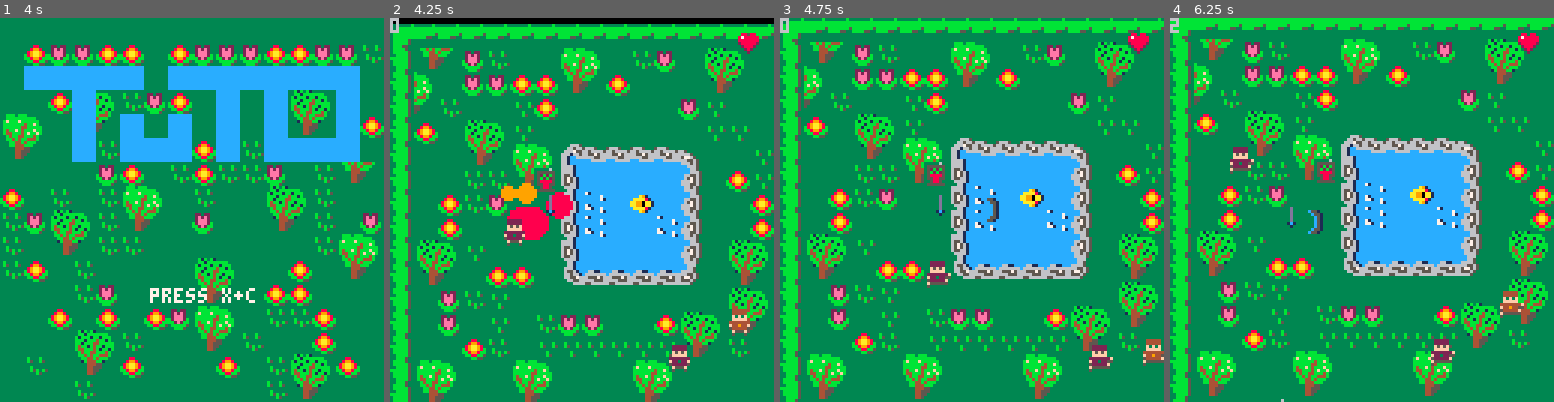
Above: before the commit, frames 1-4 (left to right).
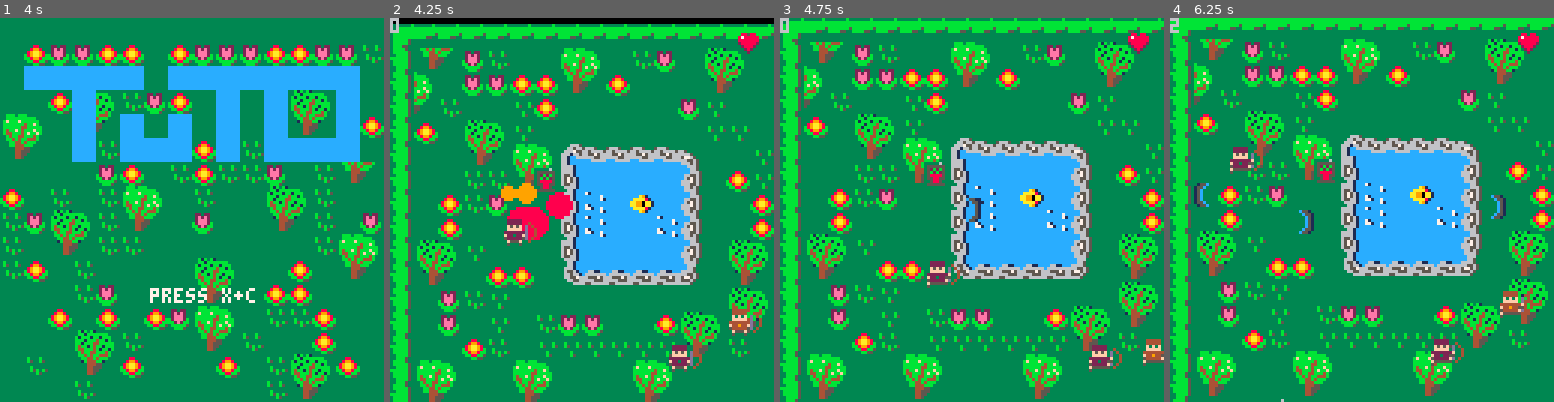
Above: after the commit, the same moments.

Repository: JasonHaenlin/pico-8-sophiaquest
Game: PICO-8 cartridge sophiaquest.p8
Two runs of this game, one before a commit and one after it. Both use one fixed random seed, a clock stepped at 60 frames per second and the inputs below.
Inputs:
- Up to frame 1 (4 s): tap X (X key) at 0.33, 1.07, 1.85, 2.97 s; tap O (Z key) at 0.7, 1.7, 2.1, 2.5, 2.9, 3.3, 3.7 s; hold Right 1.6-2.1 s; hold Up 2.15-2.42 s; hold Right 2.47-3.03 s; hold Left 3.08-3.58 s; hold Down 3.63-3.97 s
- Up to frame 2 (4.25 s): hold Right from 4.02 s (still down); tap X (X key) at 4.08 s; tap O (Z key) at 4.1 s
- Up to frame 3 (4.75 s): tap O (Z key) at 4.5 s; release Right at 4.68 s; hold Up from 4.73 s (still down)
- Up to frame 4 (6.25 s): tap O (Z key) every 0.4 s from 4.9 to 6.1 s; release Up at 5.03 s; hold Left 5.08-5.68 s; tap X (X key) at 5.2 s; hold Down 5.73-6.03 s; hold Right from 6.08 s (still down)

Frame 1 is identical in both runs. In frame 2, 0.3% of the frame differs, in the area x 35-97%, y 46-92%; in frame 3, 0.4%; in frame 4, 0.9%, in the area x 6-95%, y 34-90%.

Commit message:
weapon speed adjusted

Diff:
--- a/sophiaquest.p8
+++ b/sophiaquest.p8
@@ -7,7 +7,7 @@
 left,right,up,down,fire1,fire2,none=0,1,2,3,4,5,6
 black,dark_blue,dark_purple,dark_green,brown,dark_gray,light_gray,white,red,orange,yellow,green,blue,indigo,pink,peach=0,1,2,3,4,5,6,7,8,9,10,11,12,13,14,15
 player,bullet,ennemy=0,1,2
-
+immortal_obj = 1000
 -- var
 dbg=""
 
@@ -33,7 +33,6 @@
  player = 25,
  ennemy = 10,
  boss = 150,
- immortal_obj = 1000
 }
 
 actors={}
@@ -78,28 +77,37 @@
  return actor
 end
 
-function make_game()
+function make_weapons()
+  -- name,spr,sfx,animh,animv,delay,dmg,speed,hb,ox,oy
+ make_item("sword",105,4,73,89,15,7,1,8,4,3)
+ make_item("wand",106,1,74,90,8,8,3,3,5,1)
+ make_item("gun",107,5,75,91,3,3,10,1,5,0)
+ make_item("bow",108,3,76,92,6,5,6,3,4,-1)
+end
+
+function make_player()
  p = make_actor(48,60,1,player,life.player)
+ p.weapon = items[1]
  p.d = up
  p.anim = "talk"
  p.walk = {f=1,st=1,sz=2,spd=1/5}
  p.talk = {f=1+16,st=1+16,sz=3,spd=1/5}
  p.cooldown = 0
  p.box = {x1=0,y1=0,x2=6,y2=7}
+end
+
+function make_game()
+ init_screen()
+ make_weapons()
+ make_player()
  make_ennemies(10, {4,7})
- init_screen()
- -- name,spr,sfx,animh,animv,delay,dmg,hb,ox,oy
- make_item("sword",105,4,73,89,15,7,8,2,2)
- make_item("wand",106,1,74,90,8,8,3,5,1)
- make_item("gun",107,5,75,91,3,3,1,5,0)
- make_item("bow",108,3,76,92,6,5,3,4,-1)
- p.weapon = items[1]
 end
 
 function make_ennemies(nb, aspr)
  for s in all(aspr) do
   for i=1,nb do
    mstr = make_actor(rnd(248),rnd(248),s,ennemy,life.ennemy)
+   mstr.weapon = items[4]
    mstr.anim = "walk"
    mstr.walk = {f=s,st=s,sz=2,spd=1/5}
    mstr.dx = rnd(1)
@@ -137,13 +145,14 @@
 	end
 end
 
-function make_item(name,spr,sfx,animh,animv,delay,dmg,hb,ox,oy)
+function make_item(name,spr,sfx,animh,animv,delay,dmg,speed,hb,ox,oy)
  local item = {}
  item.name = name
  item.spr = spr
  item.animh = animh
  item.animv = animv
  item.delay = delay
+ item.speed = speed
  item.dmg = dmg
  item.hb = hb
  item.ox = ox
@@ -287,28 +296,28 @@
 end
 
 function shoot()
- local speed = 2
+ local speed = p.weapon.speed
  local center = 0
  if(p.d == left) then
-  b = make_actor(p.x-6,p.y,p.weapon.animh,bullet,life.immortal_obj,left)
+  b = make_actor(p.x-6,p.y,p.weapon.animh,bullet,immortal_obj,left)
   center = p.weapon.hb/2
   b.box = {x1=0,y1=4-center,x2=5,y2=4+center}
   b.dx = -speed
  end
  if(p.d == right) then
-  b = make_actor(p.x+6,p.y,p.weapon.animh,bullet,life.immortal_obj,right)
+  b = make_actor(p.x+6,p.y,p.weapon.animh,bullet,immortal_obj,right)
   center = p.weapon.hb/2
   b.box = {x1=3,y1=4-center,x2=8,y2=4+center}
   b.dx = speed
  end
  if(p.d == up) then
-  b = make_actor(p.x,p.y-6,p.weapon.animv,life.immortal_obj,bullet,up)
+  b = make_actor(p.x,p.y-6,p.weapon.animv,bullet,immortal_obj,up)
   center = p.weapon.hb/2
   b.box = {x1=4-center,y1=0,x2=4+center,y2=5}
   b.dy = -speed
  end
  if(p.d == down) then
-  b = make_actor(p.x,p.y+6,p.weapon.animv,life.immortal_obj,bullet,down)
+  b = make_actor(p.x,p.y+6,p.weapon.animv,bullet,immortal_obj,down)
   center = p.weapon.hb/2
   b.box = {x1=4-center,y1=3,x2=4+center,y2=8}
   b.dy = speed
@@ -388,6 +397,11 @@
  for a in all(actors) do
   for b in all(actors) do
    if (checkcollisions(a,b)) then
+    -- if (a.tag == bullet and b.tag ~= bullet) then
+    --  b.health -= a.dmg
+    -- elseif (b.tag == bullet and a.tag ~= bullet) then
+
+    -- end
     make_explosion(a.x,a.y,5)
     screenshake(10)
     del(actors,a)
@@ -429,6 +443,7 @@
 function draw_actors()
  for a in all(actors) do
   if (a.tag == player or a.tag == ennemy) then
+   draw_weapon(a)
    highlight(anim_player(a),a.x,a.y,5)
   else
    local inv = manage_direction(a.direction)
@@ -437,8 +452,8 @@
  end
 end
 
-function draw_weapon()
- spr(p.weapon.spr,p.x+p.weapon.ox,p.y-p.weapon.oy)
+function draw_weapon(a)
+ spr(a.weapon.spr,a.x+a.weapon.ox,a.y-a.weapon.oy)
 end
 
 function draw_menu()
@@ -472,7 +487,6 @@
  draw_particles()
  draw_explosions()
  draw_actors()
- draw_weapon()
 
  fp = follow_player()
 
